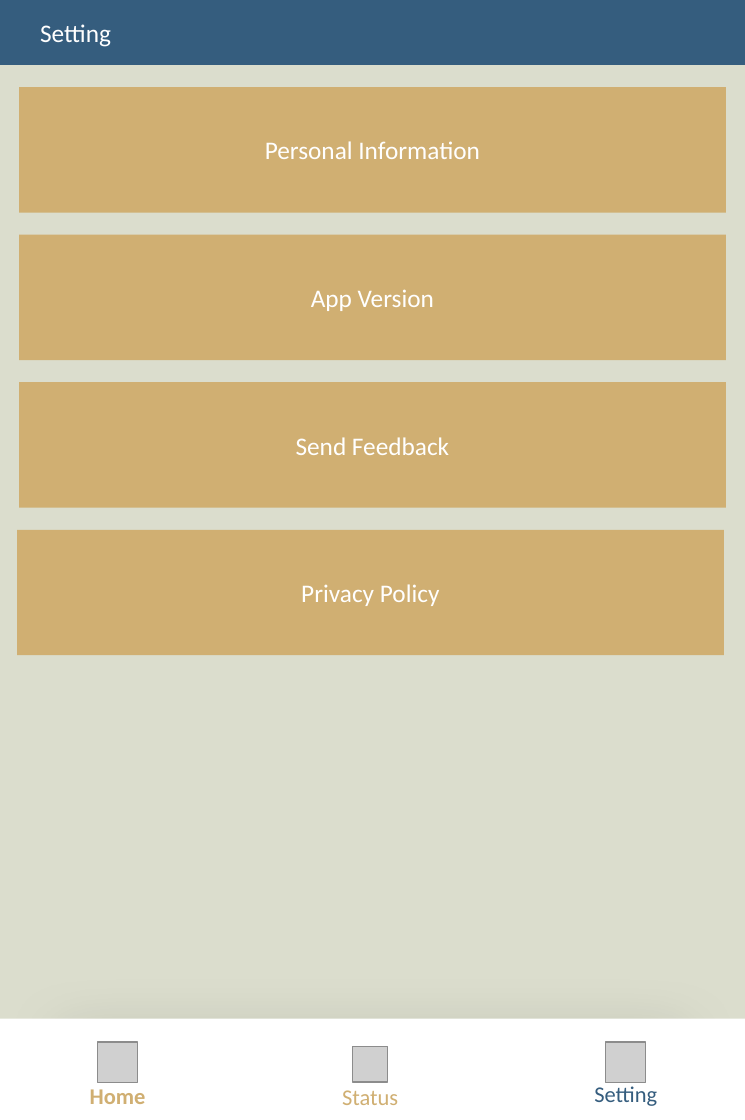
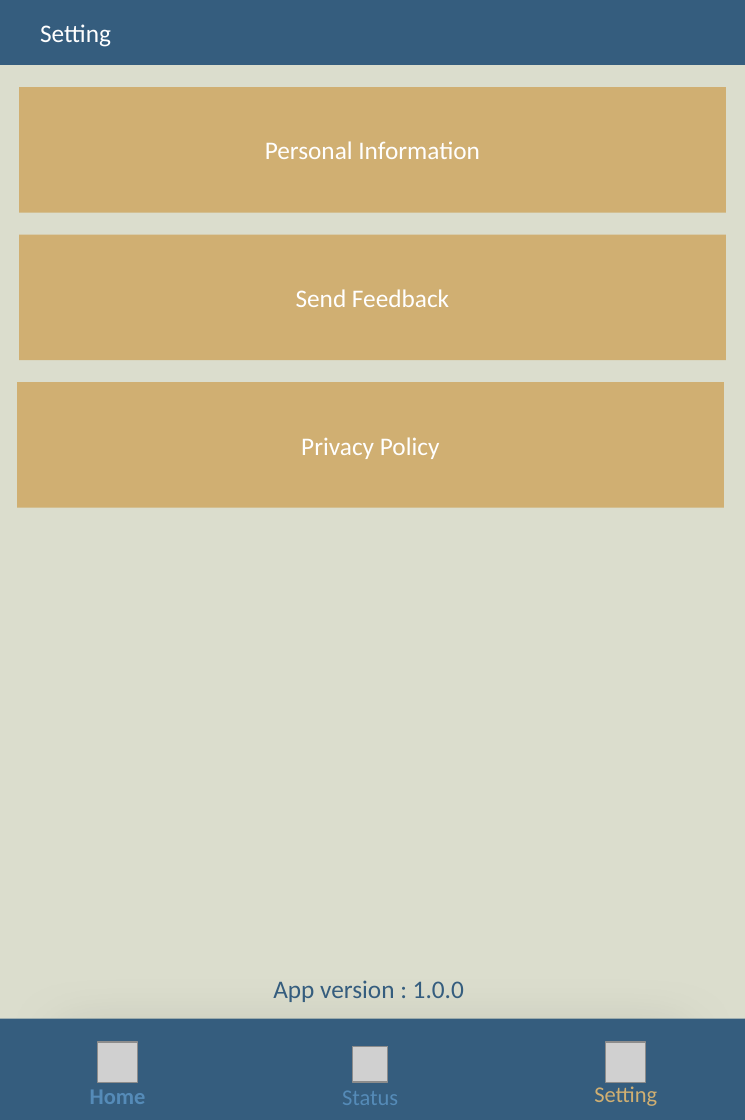
Before and after one commit to JeeIn-Park/Training-Tracker-Workout-Monitoring, a slide deck: slide 9 of doc/plan/version 2 - design [Auto-saved].pptx (slide 5 before the commit). Drawn at 745x1120 pixels with LibreOffice and Linux fonts; fonts in the diff are those of the drawing; grey boxes stand for pictures. Boxes give left, top, right and bottom in pixels: in the first picture for what was removed or moved away, otherwise in the second. Text is boxed around its words. In the diff, an @@ line names an element or a change of style, - is before the commit and + after.

```diff
--- a/doc/plan/version 2 - design [Auto-saved].pptx
+++ b/doc/plan/version 2 - design [Auto-saved].pptx
@@ rectangle "Send Feedback": place and size @@
-rectangle "Send Feedback" at [19, 383, 727, 508]
+rectangle "Send Feedback" at [19, 235, 727, 360]
@@ rectangle removed at [19, 235, 727, 360] @@
-App Version
@@ rectangle "Privacy Policy": place and size @@
-rectangle "Privacy Policy" at [17, 529, 725, 655]
+rectangle "Privacy Policy" at [17, 383, 725, 508]
@@ text added at [273, 980, 464, 1002], 18 pt, text #355D7E @@
+App version : 1.0.0
@@ rectangle at [0, 1018, 745, 1120]: fill #FFFFFF to #355D7E @@
@@ text "Home" at [90, 1090, 146, 1104]: text colour #D0AF72 to #558BB8 @@
@@ text "Status" at [342, 1091, 398, 1105]: text colour #D0AF72 to #558BB8 @@
@@ text "Setting" at [594, 1086, 657, 1106]: text colour #355D7E to #D0AF72 @@
```
Also in this commit, not shown: 5 other slides changed, 4 slides added, 3 slides removed, 2 other files.
